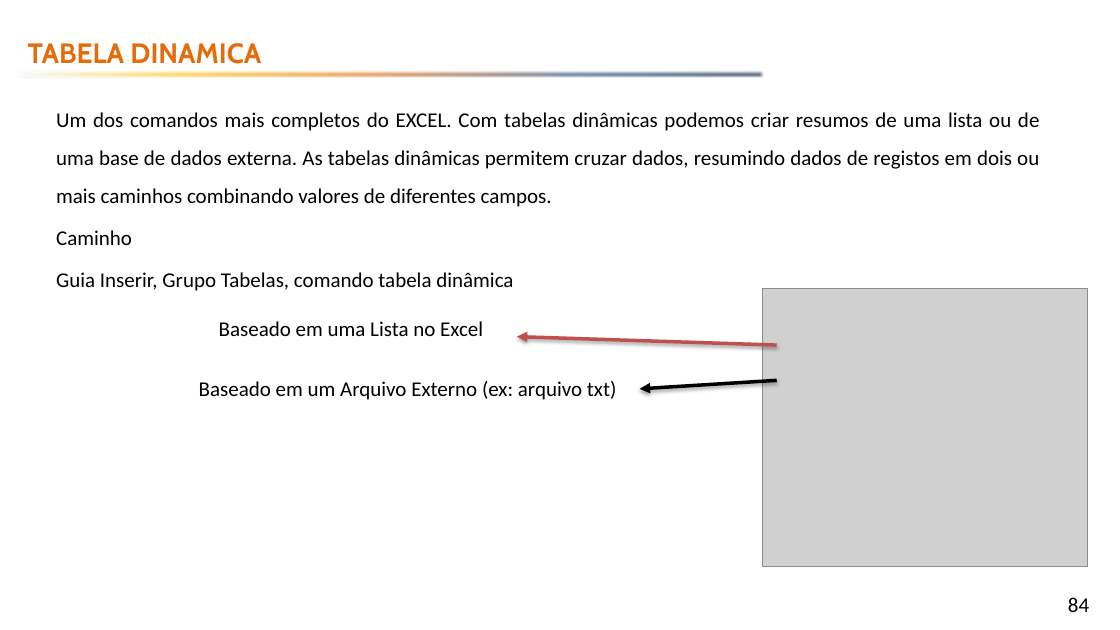
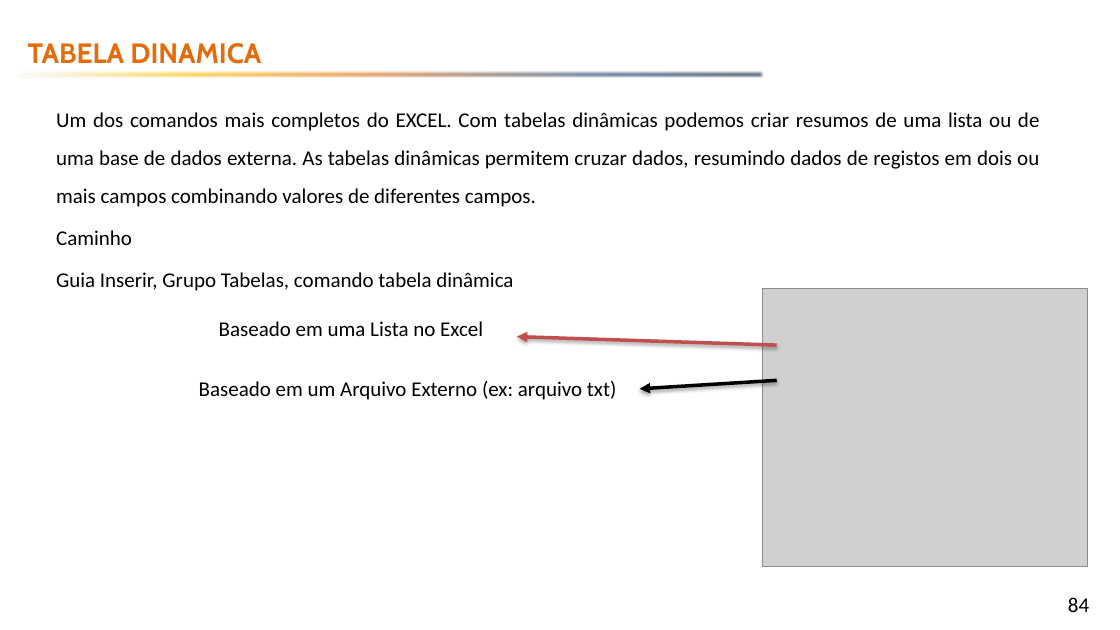
Before and after one commit to emerson-fenrir/Excel_Basico, a slide deck: slide 84 of Professor/Aula3.pptx. Drawn at 1120x630 pixels with LibreOffice and Linux fonts; fonts in the diff are those of the drawing; grey boxes stand for pictures; background and template pictures are left out. Boxes give left, top, right and bottom in pixels: in the first picture for what was removed or moved away, otherwise in the second. Text is boxed around its words. In the diff, an @@ line names an element or a change of style, - is before the commit and + after.

```diff
--- a/Professor/Aula3.pptx
+++ b/Professor/Aula3.pptx
@@ text at [56, 112, 1039, 207]: text changed @@
-Um dos comandos mais completos do EXCEL. Com tabelas dinâmicas podemos criar resumos de uma lista ou de uma base de dados externa. As tabelas dinâmicas permitem cruzar dados, resumindo dados de registos em dois ou mais caminhos combinando valores de diferentes campos.
+Um dos comandos mais completos do EXCEL. Com tabelas dinâmicas podemos criar resumos de uma lista ou de uma base de dados externa. As tabelas dinâmicas permitem cruzar dados, resumindo dados de registos em dois ou mais campos combinando valores de diferentes campos.
```
Also in this commit, not shown: 3 other slides changed, 4 slides added, 9 other files.
